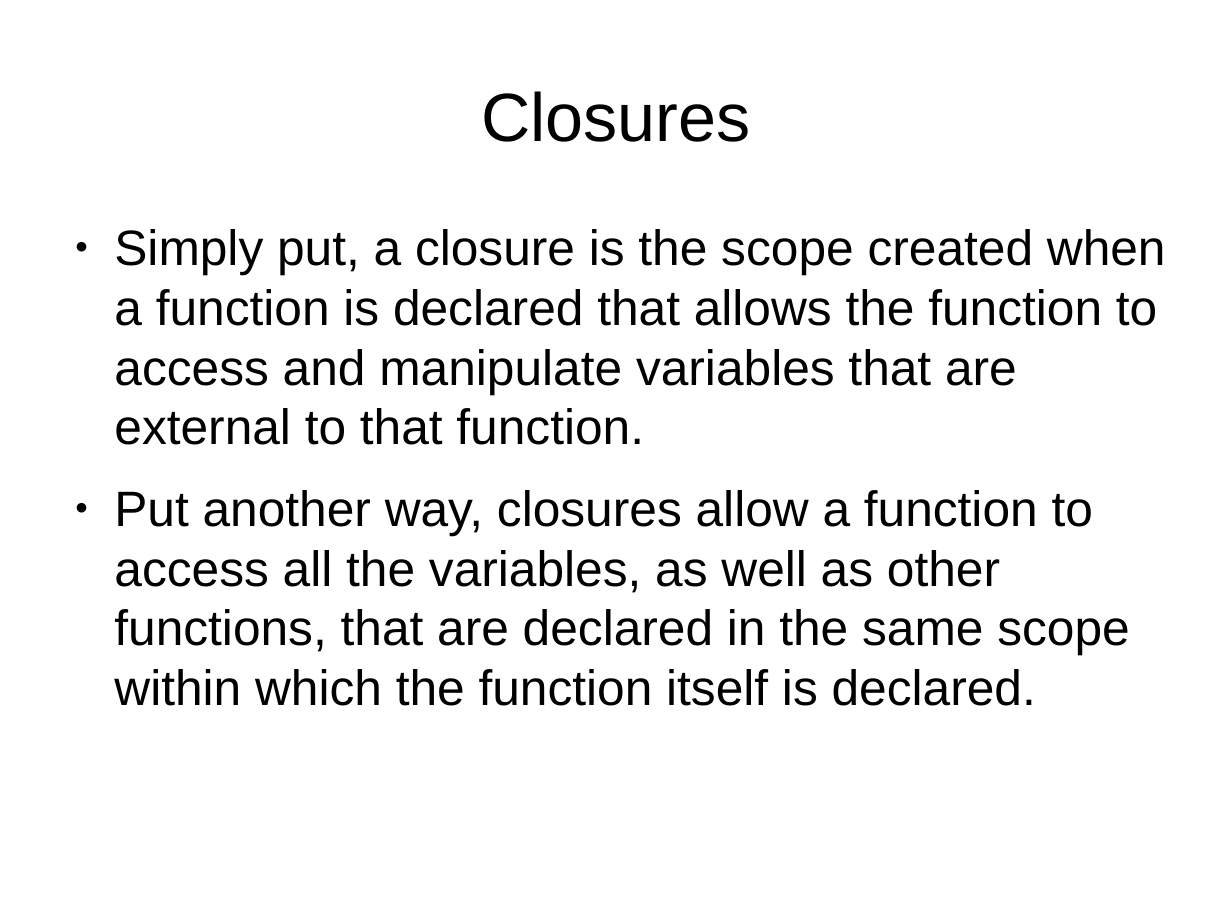
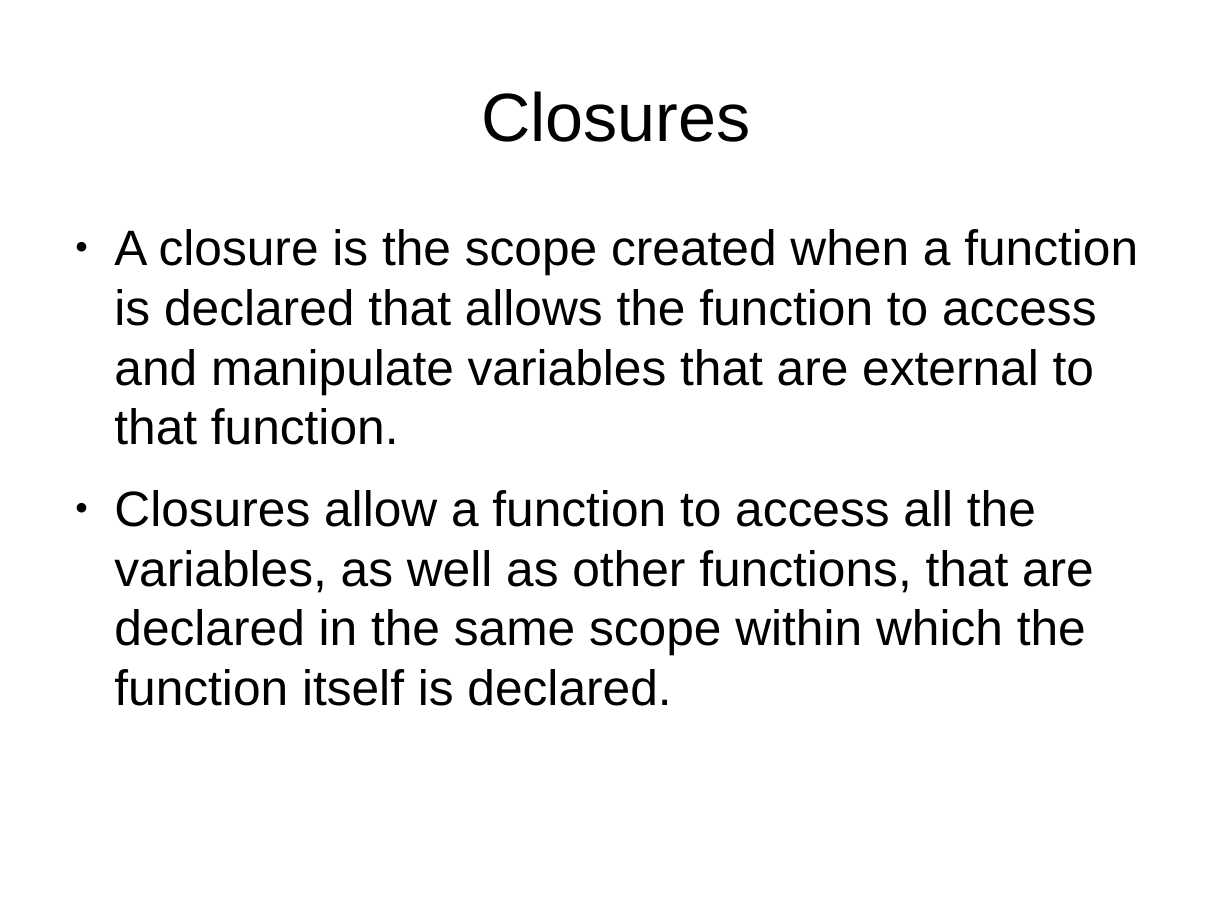
Before and after one commit to tomafc330/presentations, a slide deck: slide 21 of advanced-javascript/presentation.odp (slide 20 before the commit). Drawn at 1232x924 pixels with LibreOffice and Linux fonts; fonts in the diff are those of the drawing. Boxes give left, top, right and bottom in pixels: in the first picture for what was removed or moved away, otherwise in the second. Text is boxed around its words. In the diff, an @@ line names an element or a change of style, - is before the commit and + after.

Commit message:
updated presentation

```diff
--- a/advanced-javascript/presentation.odp
+++ b/advanced-javascript/presentation.odp
@@ text at [114, 229, 1138, 706]: text changed @@
-● Simply put, a closure is the scope created when a function is declared that allows the function to access and manipulate variables that are external to that function.
-● Put another way, closures allow a function to access all the variables, as well as other functions, that are declared in the same scope within which the function itself is declared.
+● A closure is the scope created when a function is declared that allows the function to access and manipulate variables that are external to that function.
+● Closures allow a function to access all the variables, as well as other functions, that are declared in the same scope within which the function itself is declared.
```
Also in this commit, not shown: 4 other slides changed, 2 slides added, 7 other files.
